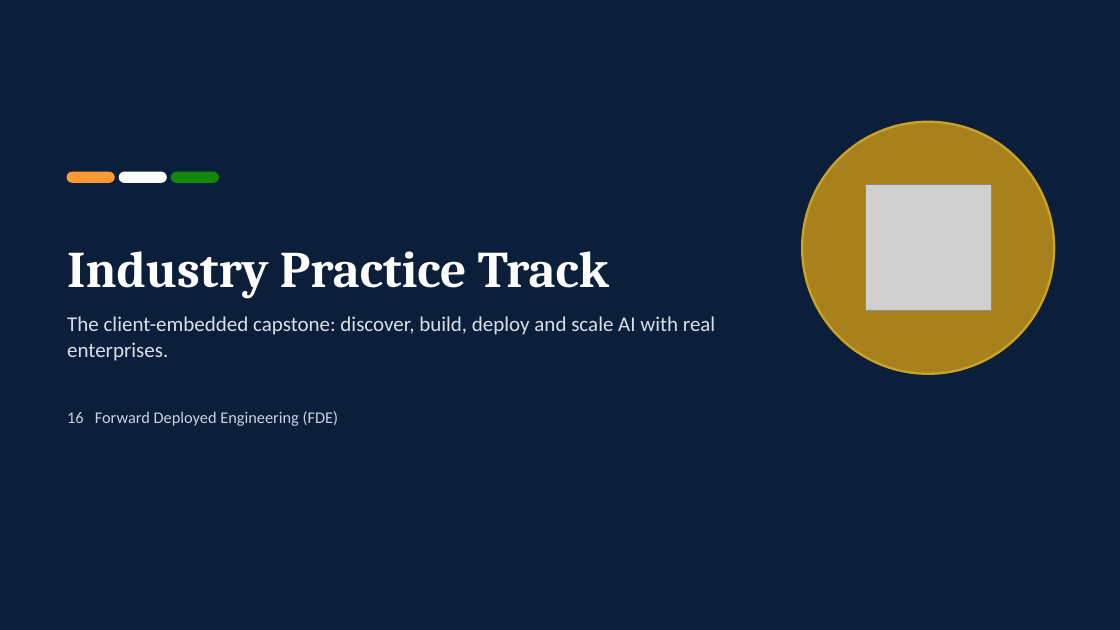
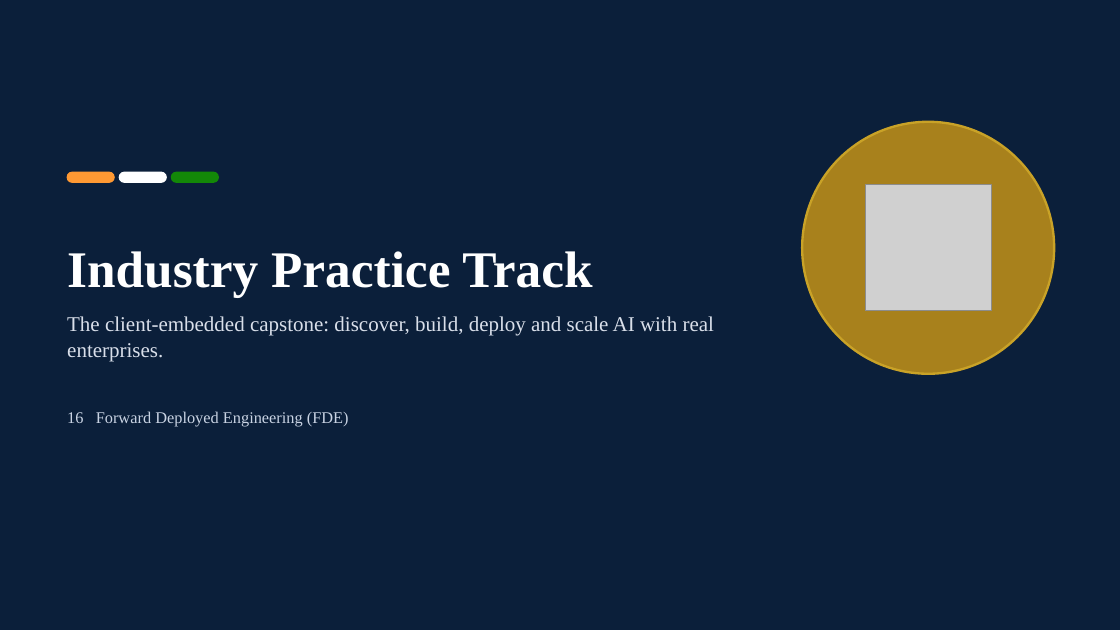
Before and after one commit to drssnaiml1-cell/enterprise-ai-syllabus, a slide deck: slide 24 of slides/Enterprise_AI_Curriculum.pptx. Drawn at 1120x630 pixels with LibreOffice and Linux fonts; fonts in the diff are those of the drawing; grey boxes stand for pictures. Boxes give left, top, right and bottom in pixels: in the first picture for what was removed or moved away, otherwise in the second. Text is boxed around its words. In the diff, an @@ line names an element or a change of style, - is before the commit and + after.

```diff
--- a/slides/Enterprise_AI_Curriculum.pptx
+++ b/slides/Enterprise_AI_Curriculum.pptx
@@ title "Industry Practice Track" at bbox=[67, 251, 592, 298]: font Cambria to Times New Roman @@
@@ text "The client-embedded capstone: discover, build, ..." at bbox=[67, 316, 714, 361]: font Calibri to Times New Roman @@
@@ text "16 Forward Deployed Engineering (FDE)" at bbox=[67, 411, 349, 427]: font Calibri to Times New Roman @@
```
Also in this commit, not shown: 36 other slides changed, 9 other files.
